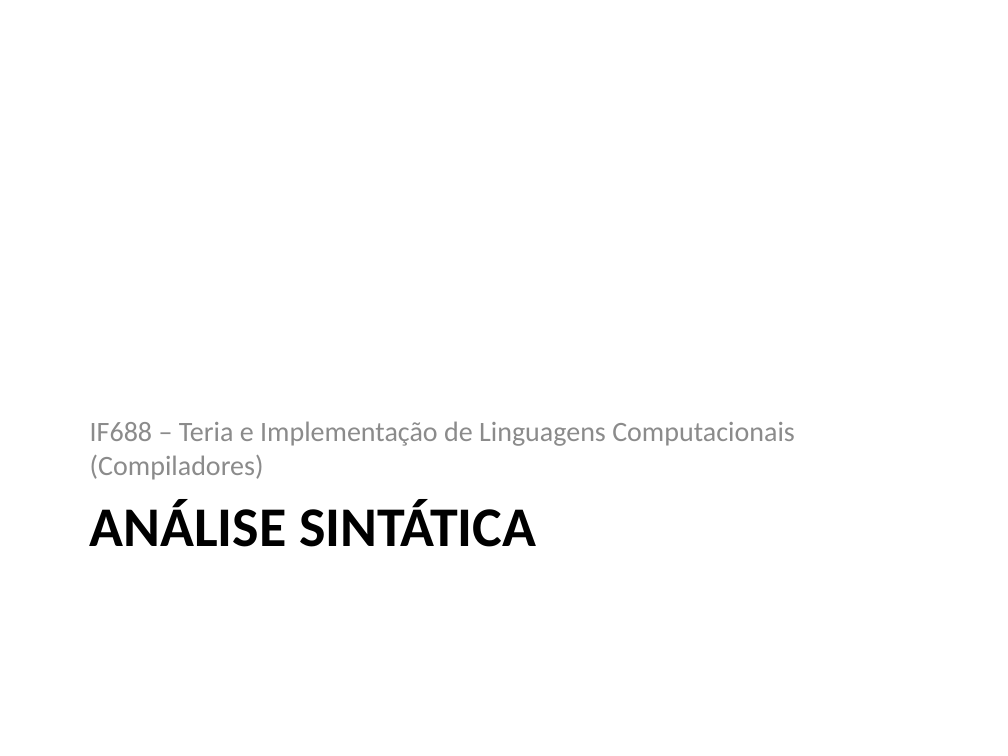
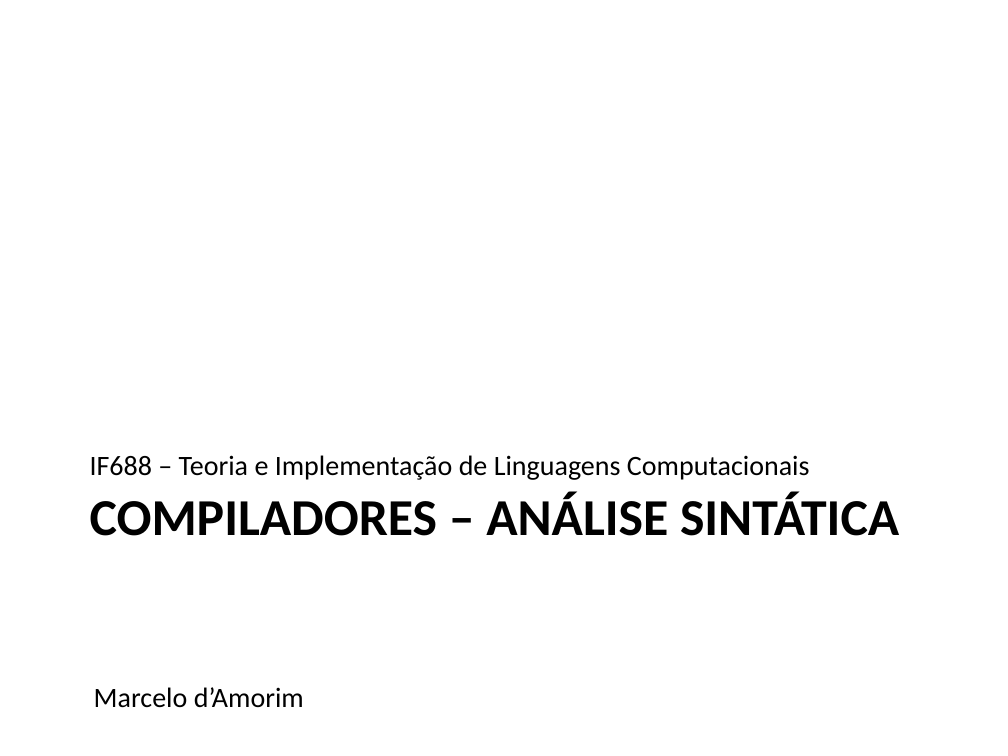
Before and after one commit to damorim/compilers-cin, a slide deck: slide 1 of slides-aulas/analise-sintatica.pptx. Drawn at 1008x756 pixels with LibreOffice and Linux fonts; fonts in the diff are those of the drawing. Boxes give left, top, right and bottom in pixels: in the first picture for what was removed or moved away, otherwise in the second. Text is boxed around its words. In the diff, an @@ line names an element or a change of style, - is before the commit and + after.

```diff
--- a/slides-aulas/analise-sintatica.pptx
+++ b/slides-aulas/analise-sintatica.pptx
@@ text at bbox=[90, 455, 810, 480]: text changed; text colour #8C8C8C to #000000 @@
-IF688 – Teria e Implementação de Linguagens Computacionais (Compiladores)
+IF688 – Teoria e Implementação de Linguagens Computacionais
@@ text at bbox=[90, 492, 899, 536]: text changed; size 40 to 37 pt @@
-ANÁLISE SINTÁTICA
+COMPILADORES – ANÁLISE SINTÁTICA
@@ text added at bbox=[94, 687, 304, 708], 20 pt, text #000000 @@
+Marcelo d’Amorim
```
Also in this commit, not shown: 1 other slide changed, 1 slide added, 4 other files.
